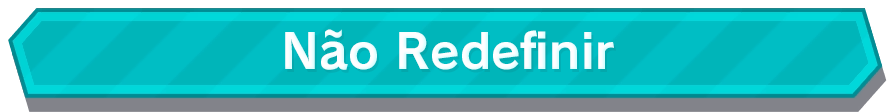
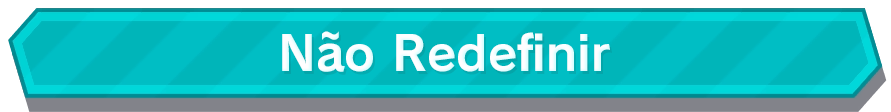
Revision of a layered w=891, h=112 image; what changed, layer by layer:
added layer "Não Redefinir V2 Centralizado" above "Não Redefinir" over [282, 31, 610, 72]
hid "Não Redefinir" over [285, 29, 614, 70]
